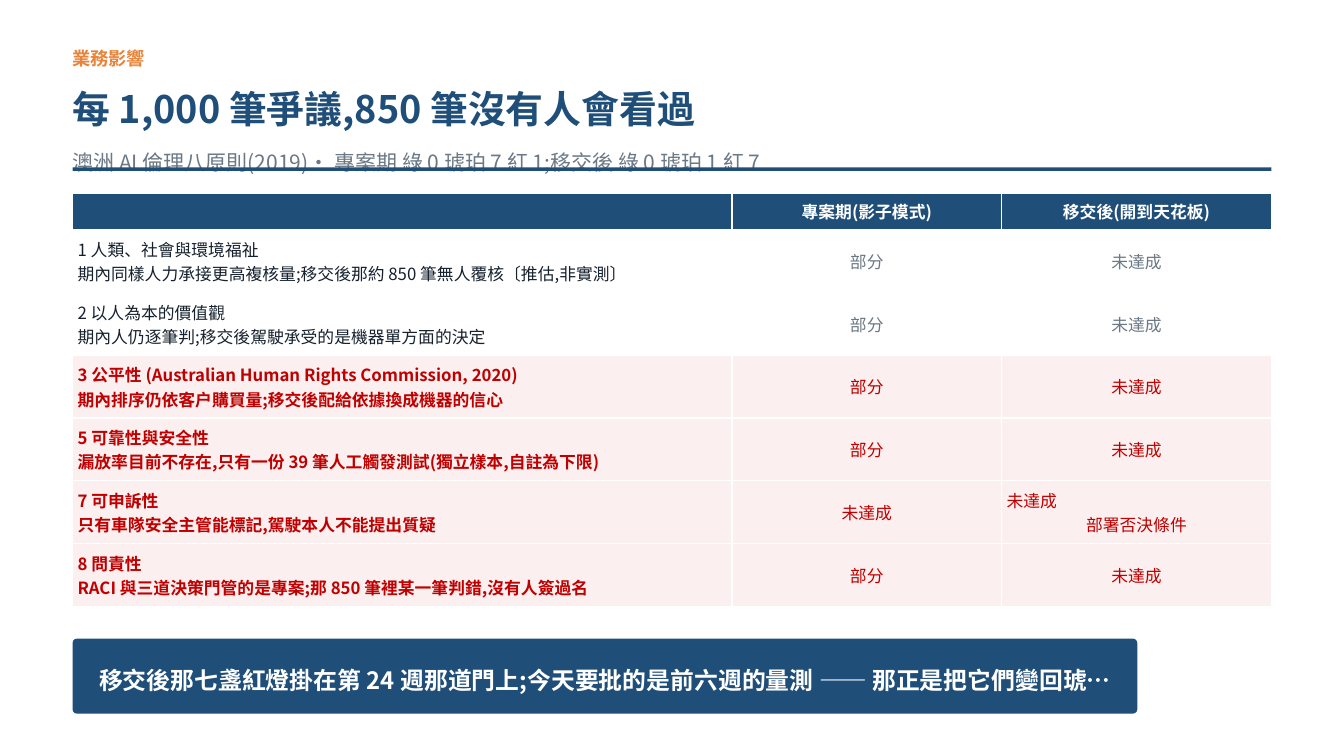
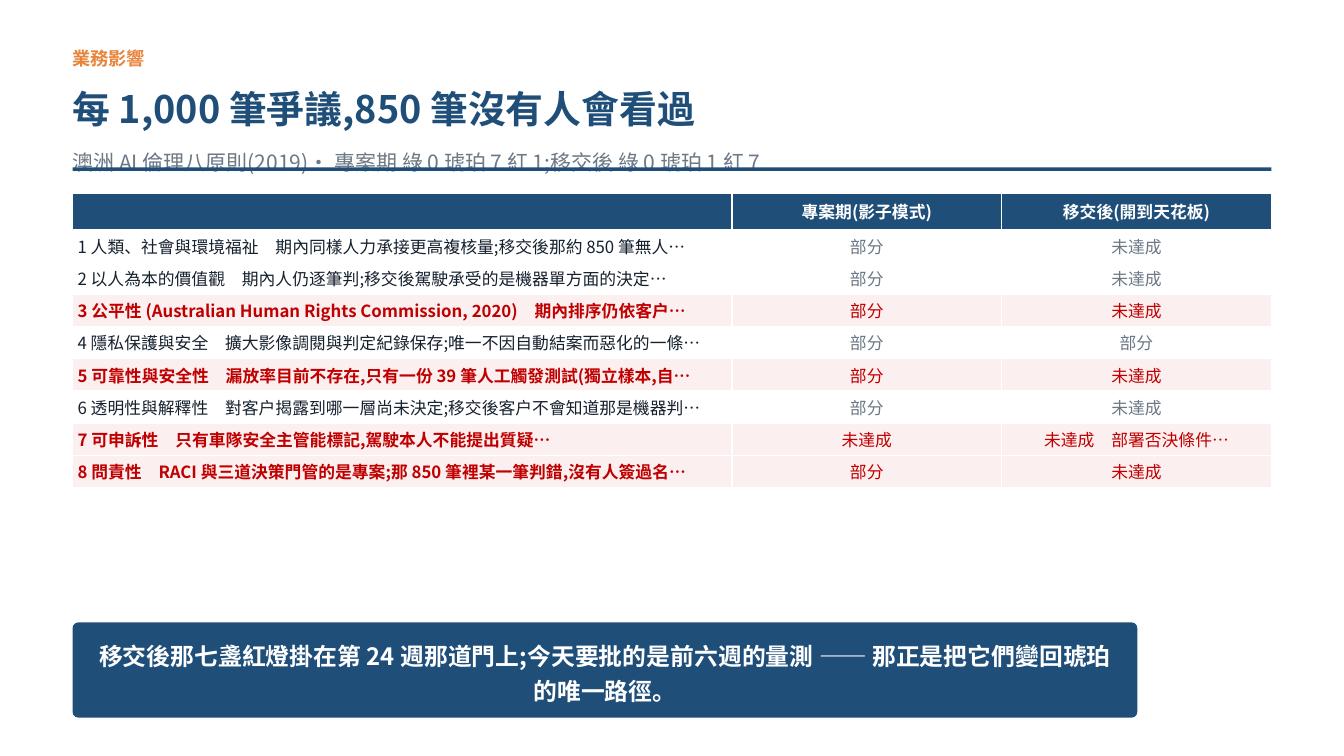
Before and after one commit to pokai-huang0828/UTS_workspace, a slide deck: slide 8 of Artificial Intelligence for Enterprises/Assessment3/Huang_26254793_421104_Assessment 3.pptx. Drawn at 1344x756 pixels with LibreOffice and Linux fonts; fonts in the diff are those of the drawing. Boxes give left, top, right and bottom in pixels: in the first picture for what was removed or moved away, otherwise in the second. Text is boxed around its words. In the diff, an @@ line names an element or a change of style, - is before the commit and + after.

```diff
--- a/Artificial Intelligence for Enterprises/Assessment3/Huang_26254793_421104_Assessment 3.pptx
+++ b/Artificial Intelligence for Enterprises/Assessment3/Huang_26254793_421104_Assessment 3.pptx
@@ table at box(73, 194, 1272, 488) @@
-row 2: 1 人類、社會與環境福祉 期內同樣人力承接更高複核量;移交後那約 850 筆無人覆核〔推估,非實測〕 | 部分 | 未達成
-row 3: 2 以人為本的價值觀 期內人仍逐筆判;移交後駕駛承受的是機器單方面的決定 | 部分 | 未達成
-row 4: 3 公平性 (Australian Human Rights Commission, 2020) 期內排序仍依客戶購買量;移交後配給依據換成機器的信心 | 部分 | 未達成
-row 5: 5 可靠性與安全性 漏放率目前不存在,只有一份 39 筆人工觸發測試(獨立樣本,自註為下限) | 部分 | 未達成
-row 6: 7 可申訴性 只有車隊安全主管能標記,駕駛本人不能提出質疑 | 未達成 | 未達成 部署否決條件
-row 7: 8 問責性 RACI 與三道決策門管的是專案;那 850 筆裡某一筆判錯,沒有人簽過名 | 部分 | 未達成
+row 2: 1 人類、社會與環境福祉 期內同樣人力承接更高複核量;移交後那約 850 筆無人… | 部分 | 未達成
+row 3: 2 以人為本的價值觀 期內人仍逐筆判;移交後駕駛承受的是機器單方面的決定… | 部分 | 未達成
+row 4: 3 公平性 (Australian Human Rights Commission, 2020) 期內排序仍依客戶… | 部分 | 未達成
+row 5: 4 隱私保護與安全 擴大影像調閱與判定紀錄保存;唯一不因自動結案而惡化的一條… | 部分 | 部分
+row 6: 5 可靠性與安全性 漏放率目前不存在,只有一份 39 筆人工觸發測試(獨立樣本,自… | 部分 | 未達成
+row 7: 6 透明性與解釋性 對客戶揭露到哪一層尚未決定;移交後客戶不會知道那是機器判… | 部分 | 未達成
+row 8: 7 可申訴性 只有車隊安全主管能標記,駕駛本人不能提出質疑… | 未達成 | 未達成 部署否決條件…
+row 9: 8 問責性 RACI 與三道決策門管的是專案;那 850 筆裡某一筆判錯,沒有人簽過名… | 部分 | 未達成
@@ rounded rectangle: place and size @@
-rounded rectangle at box(73, 638, 1137, 714)
+rounded rectangle at box(73, 622, 1137, 718)
@@ text at box(99, 644, 1111, 702): text changed @@
-移交後那七盞紅燈掛在第 24 週那道門上;今天要批的是前六週的量測 —— 那正是把它們變回琥…
+移交後那七盞紅燈掛在第 24 週那道門上;今天要批的是前六週的量測 —— 那正是把它們變回琥珀的唯一路徑。
```
Also in this commit, not shown: 9 other slides changed, 3 other files.
